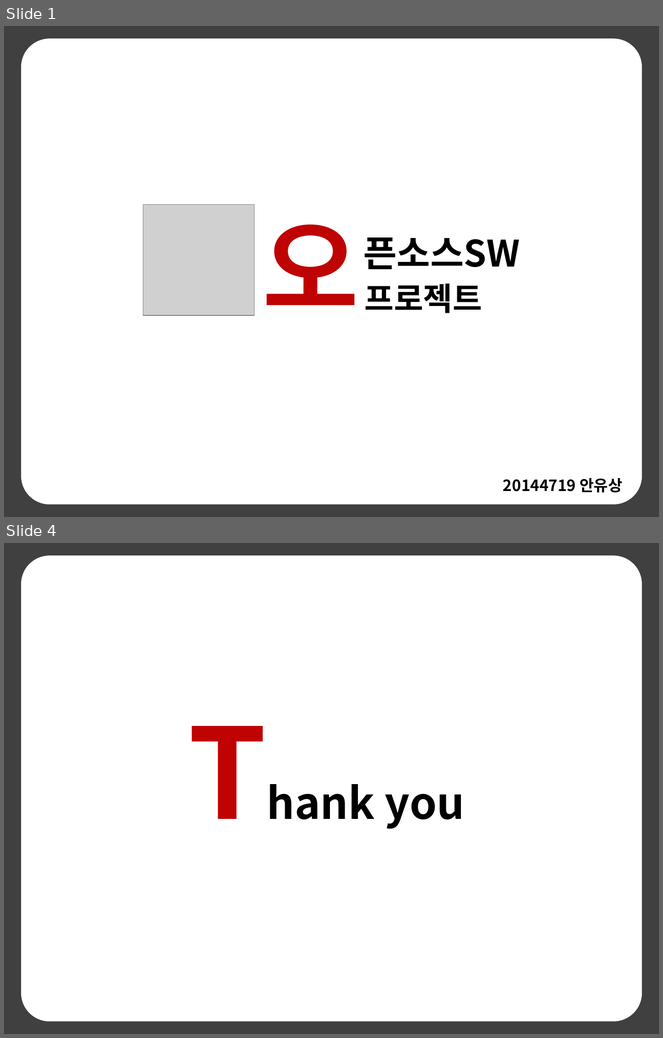
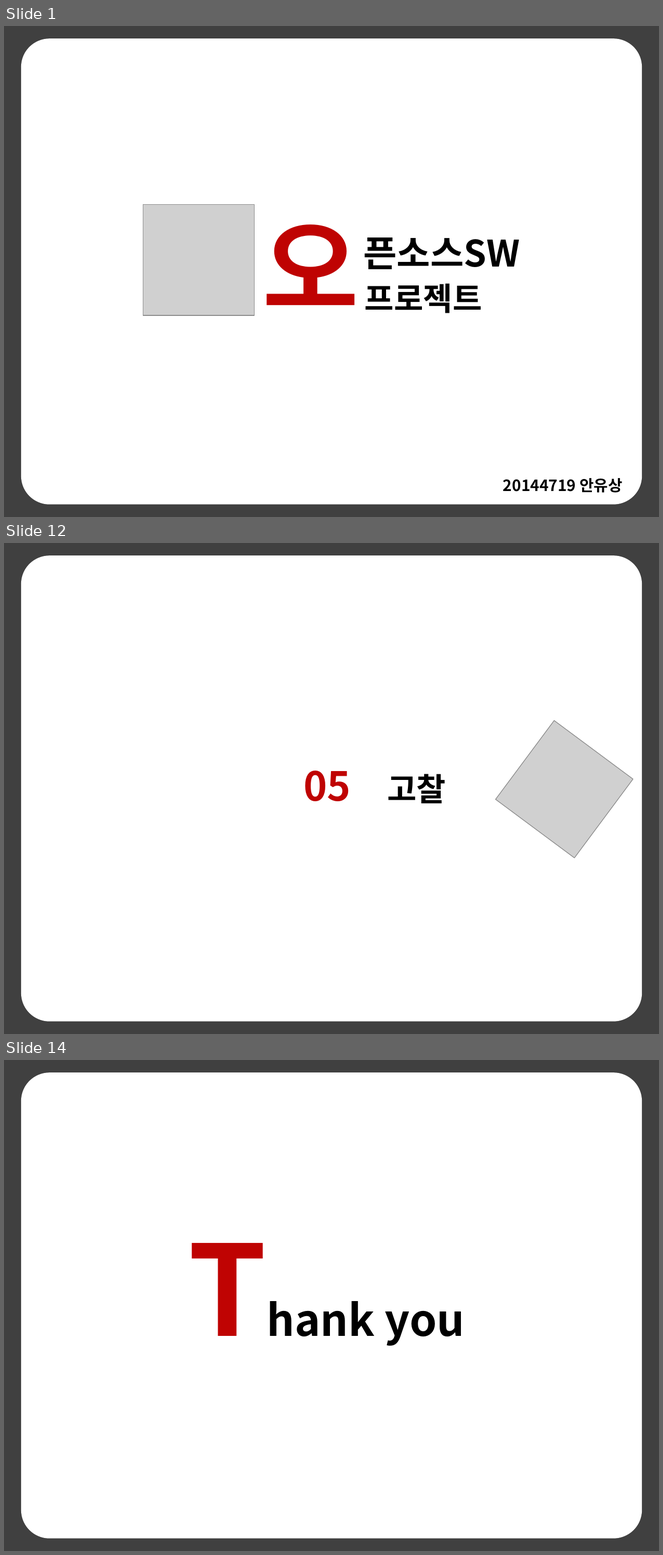
Before and after one commit to anys123/20144719, a slide deck: 20144719안유상(발표자료).pptx. Shown one above the other, each under a label of ours: slides 1 and 4 before the commit, slides 1, 12 and 14 after it; the slides between them are not shown. The pictures are 663x1038 and 663x1555 pixels, drawn with LibreOffice and Linux fonts; fonts in the diff are those of the drawing; grey boxes stand for pictures. Boxes give left, top, right and bottom in pixels: in the first picture for what was removed or moved away, otherwise in the second. Text is boxed around its words. In the diff, an @@ line names an element or a change of style, - is before the commit and + after.

```diff
--- a/20144719안유상(발표자료).pptx
+++ b/20144719안유상(발표자료).pptx
@@ slide 12 added at [4, 543, 659, 1034], background #404040 @@
@@ rounded rectangle added at [22, 557, 642, 1021], fill #FFFFFF, outline #FFFFFF 2 pt @@
@@ picture added at [495, 721, 633, 858] @@
@@ text added at [304, 771, 446, 804], 44 pt, text #BF0302, bold @@
+05 고찰
@@ what was slide 4 is now slide 14 @@
```
Also in this commit, not shown: 1 slide changed, 10 other slides added, 1 slide removed, 3 other files.
